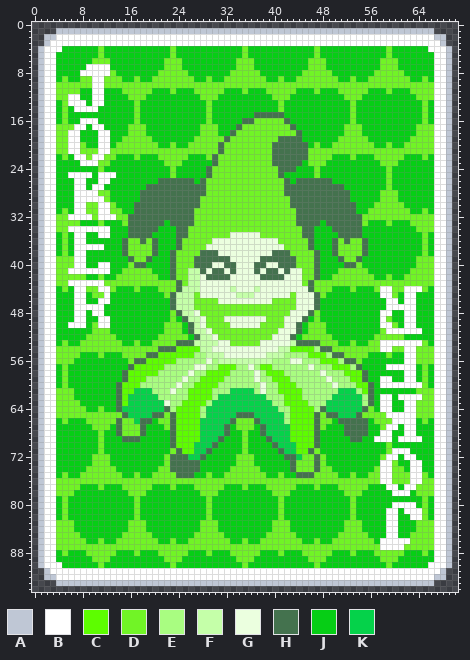
Two versions of one sprite sheet, assets/1x/fructifero.png. Above: the version before the commit.
The file is 71x95 pixels. Colours within 5 levels of each other are drawn and written as one.
Palette (. is transparent): A #bfc7d5  B #ffffff  C #5dfd00  D #71f426  E #a9fd81  F #c5ffa9  G #ebffdf  H #44724e  J #06ce15  K #05d24a
Now the later version:
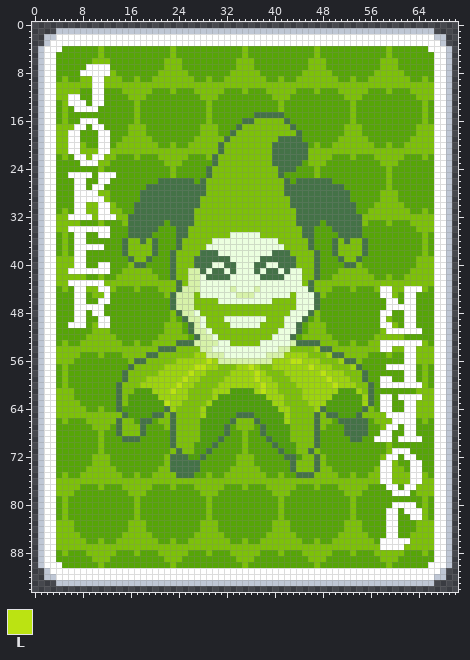
Colours new in this view: L #bbe312
Difference:
colour D: #71f426 -> #7dc109
colour E: #a9fd81 -> #9dd40e
colour F: #c5ffa9 -> #d7f2a9
colour H: #44724e -> #447247
colour J: #06ce15 -> #56a507
colour K: #05d24a -> #4e9f0b
Changed rows in their new state; - is a pixel that keeps its letter.
first column x 15:
54 ---------DDDD---------------DDDD---------
55 ------DDDDDD-------------------DDD-------
56 ----DDDDD-----L-------------LL---DDD-----
57 --DDDDD-----LL--DDD--L-DD------L---DDD---
58 -DDDDD-----L--DDDD----L-DDD------L---DDD-
59 -DDD------L--DDDD-----L--DDD------L---DD-
60 DDD------L--DDDD-------L--DDD------L---DD
61 DD------L--DDDD--------L--DDDD----------D
62 D----------DDDD------------DDD-----------
63 D------L--DDDD-------------DDDD----------
64 ---------DDDD---------------DDDD---------
65 ---------DDDD---------------DDDD---------
66 ---------DDDD---------------DDDD---------
67 ---------DDDD---------------DDDD---------
68 ---------DDDD---------------DDDD---------
69 ---------DDDD---------------DDDD---------
70 ---------DDD-----------------DDD---------
71 ----------DD-----------------DD----------
Pixel boxes of the changes (left, top, right, bottom) in both pictures:
changed: (56, 46, 434, 568)
